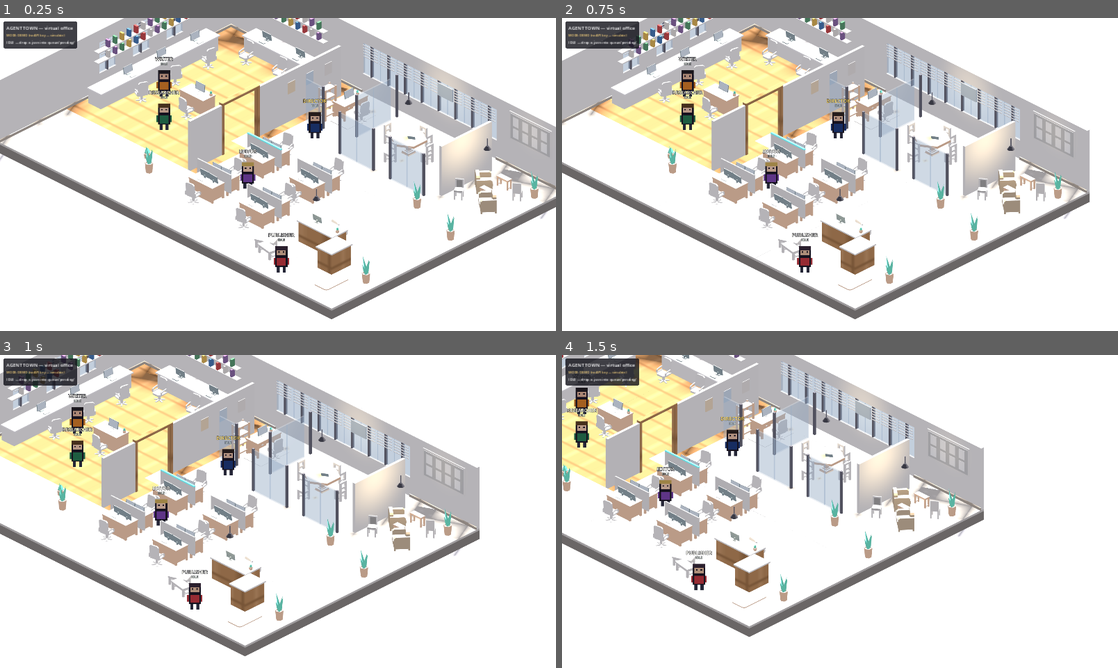
Above: before the commit, frames 1-4 (two rows, left to right).
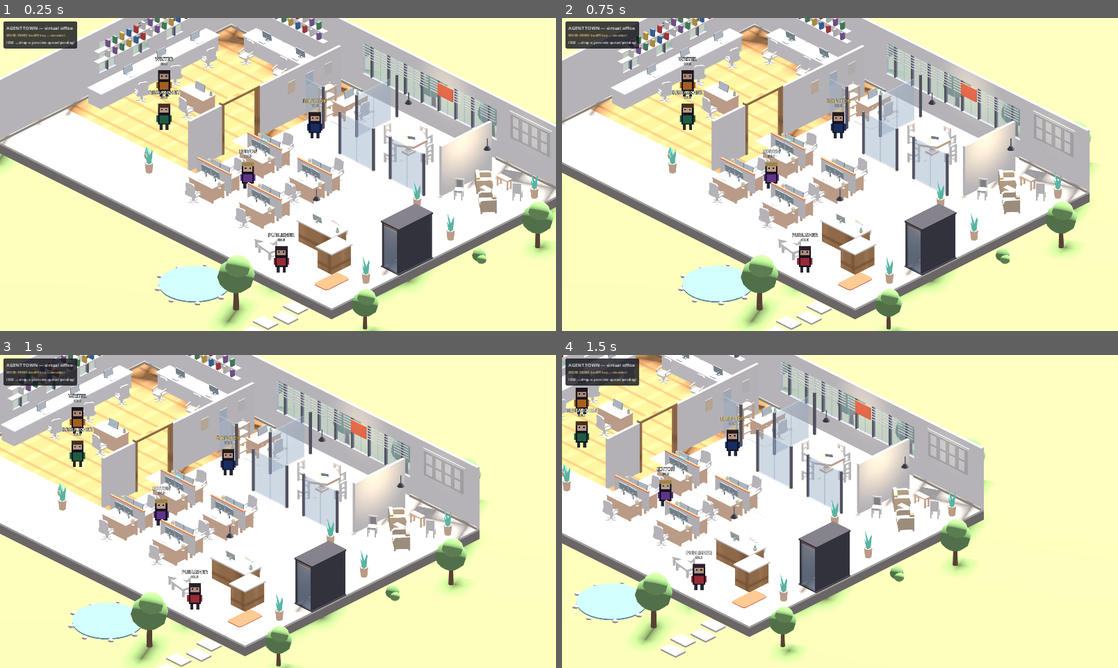
Above: after the commit, the same moments.

Repository: koji048/agent-town
Game: Godot game, scene res://scenes/main.tscn
The game is run twice, just before and just after one commit, with the same random seed, the same clock (stepped at 60 frames per second) and the same inputs.
Inputs (mouse positions are in pixels of both pictures, inside the frame that each line leads up to):
- Up to frame 1 (0.25 s): no input
- Up to frame 2 (0.75 s): tap Enter at 0.5 s; move the mouse to (962, 158) at 0.52 s; hold Right (ui_right) from 0.53 s (still down); click (962, 158) at 0.67 s
- Up to frame 3 (1 s): keep holding Right (ui_right)
- Up to frame 4 (1.5 s): move the mouse to (728, 527) at 1.27 s; release Right (ui_right) at 1.28 s; hold Down (ui_down) from 1.28 s (still down)

The runs differ from the first frame. In frame 1, 39% of the frame differs, in the area x 0-100%, y 0-100%; in frame 2, 41%; in frame 3, 45%; in frame 4, 54%.

Commit message:
Furniture + landscape improvement (docs/IMPROVEMENT_PLAN.md)
Owner interview: Scandinavian minimal, green courtyard, sit-stand pods,
coffee bar, focus booth, coral accent. Implemented:
- Workstations: monitor arms (raised screens), task lamps, coral trim
- Coffee bar/pantry: counter run, bar stools, upper cabinets, fridge
- Focus booth: dark shell, south glass front, desk + seat, warm light
- Coral accent system: doormat, pod trims, meeting art, wall frames
- Green courtyard: grass, low-poly trees + bushes outside every window,
  stone walkway from the entrance, pond with stone edge, soft sky
- New models: stoolBar, kitchenBar(+End), upper cabinets, lampSquareTable

Diff:
--- a/scripts/main.gd
+++ b/scripts/main.gd
@@ -48,7 +48,7 @@
 	# --- environment & light
 	var env := Environment.new()
 	env.background_mode = Environment.BG_COLOR
-	env.background_color = Color(0.94, 0.94, 0.95)
+	env.background_color = Color(0.80, 0.87, 0.88)
 	env.ambient_light_source = Environment.AMBIENT_SOURCE_COLOR
 	env.ambient_light_color = Color(0.72, 0.72, 0.76)
 	env.ambient_light_energy = 1.15
--- a/scripts/office_3d.gd
+++ b/scripts/office_3d.gd
@@ -9,6 +9,7 @@
 const WALL_H := 3.0
 const WALL_T := 0.15
 const DESK_H := 0.72
+const CORAL := Color(0.95, 0.45, 0.33)
 
 var cols: int = 0
 var rows: int = 0
@@ -62,6 +63,8 @@
 	[12, 10], [13, 10], [12, 11], [13, 11],
 	# ottomans + entrance plants
 	[14, 12], [19, 11],
+	# focus booth (east side)
+	[19, 8], [19, 9],
 	# plants
 	[6, 11], [19, 6],
 ]
@@ -415,7 +418,7 @@
 	_prop("chair", 14.1, 2.4, 270, 1.0, 0.0, 0.9)
 	_prop("laptop", 13.15, 2.35, 210, 0.32, DESK_H)
 	# picture on the wall behind
-	_box(Vector3(0.9, 0.6, 0.04), Vector3(13.0, 2.05, 0.21), _mat("meet_art", Color(0.72, 0.78, 0.82)), self, false)
+	_box(Vector3(0.9, 0.6, 0.04), Vector3(13.0, 2.05, 0.21), _mat("meet_art", CORAL), self, false)
 
 	# ============ LOUNGE (right wing) ============
 	# big framed notice board on the north wall
@@ -445,7 +448,8 @@
 	_pendant(Vector3(16.0, 2.5, 10.9))
 
 	# ============ ENTRANCE (south-east corner) ============
-	_prop("rugDoormat", 18.4, 12.4, 90, 1.4)
+	var mat_prop := _prop("rugDoormat", 18.4, 12.4, 90, 1.4)
+	_tint_meshes(mat_prop, CORAL)
 	_prop("pottedPlant", 19.45, 11.4, 0, 1.0, 0.0, 1.2)
 
 	# ============ WORK POD GRID (2 x 2, strict rhythm) ============
@@ -456,19 +460,28 @@
 		var is_editor: bool = pod[2]
 		_prop("desk", px + 0.5, pz - 0.45, 0, 1.0, 0.0, 0.74)
 		_prop("desk", px + 0.5, pz + 0.45, 180, 1.0, 0.0, 0.74)
-		_prop("computerScreen", px + 0.3, pz - 0.35, 0, 1.0, DESK_H, 0.38)
-		_prop("computerScreen", px + 0.85, pz - 0.35, 5, 1.0, DESK_H, 0.38)
-		_prop("computerScreen", px + 0.3, pz + 0.35, 180, 1.0, DESK_H, 0.38)
-		_prop("computerScreen", px + 0.85, pz + 0.38, 175, 1.0, DESK_H, 0.38)
+		_prop("computerScreen", px + 0.3, pz - 0.28, 0, 1.0, DESK_H + 0.18, 0.38)
+		_prop("computerScreen", px + 0.85, pz - 0.28, 5, 1.0, DESK_H + 0.18, 0.38)
+		_prop("computerScreen", px + 0.3, pz + 0.28, 180, 1.0, DESK_H + 0.18, 0.38)
+		_prop("computerScreen", px + 0.85, pz + 0.28, 175, 1.0, DESK_H + 0.18, 0.38)
 		_prop("computerKeyboard", px + 0.32, pz - 0.62, 0, 0.28, DESK_H)
 		_prop("computerKeyboard", px + 0.32, pz + 0.62, 180, 0.28, DESK_H)
 		_prop("chairDesk", px + 0.5, pz - 1.25, 5 + randf_range(-15.0, 15.0), 1.0, 0.0, 1.0)
 		_prop("chairDesk", px + 0.5, pz + 1.25, 185 + randf_range(-15.0, 15.0), 1.0, 0.0, 1.0)
 		var divider_mat := _mat("pod_divider", Color(0.90, 0.89, 0.86))
 		_box(Vector3(2.0, 0.9, 0.06), Vector3(px + 0.5, 0.75, pz), divider_mat)
+		_box(Vector3(2.0, 0.05, 0.09), Vector3(px + 0.5, 1.22, pz),
+			_mat("trim_coral", CORAL, "", CORAL * 0.4), self, false)
 		if is_editor:
-			_box(Vector3(2.0, 0.05, 0.09), Vector3(px + 0.5, 1.22, pz),
+			_box(Vector3(0.3, 0.05, 0.10), Vector3(px + 0.5, 1.26, pz),
 				_mat("trim_editor", ROLE_ACCENT["editor"], "", ROLE_ACCENT["editor"] * 0.5), self, false)
+		# monitor arms: slim steel poles lifting the screens off the desk
+		var steel2 := _mat("steel", Color(0.42, 0.42, 0.46))
+		for arm in [[px + 0.3, pz - 0.28], [px + 0.85, pz - 0.28], [px + 0.3, pz + 0.28], [px + 0.85, pz + 0.28]]:
+			_box(Vector3(0.03, 0.22, 0.03), Vector3(arm[0], DESK_H + 0.11, arm[1]), steel2, self, false)
+		# task lamps, one per side
+		_prop("lampSquareTable", px - 0.35, pz - 0.55, 20, 1.0, DESK_H, 0.28)
+		_prop("lampSquareTable", px + 1.35, pz + 0.55, 200, 1.0, DESK_H, 0.28)
 	# ottomans by the pod field
 	_prop("benchCushionLow", 14.4, 12.3, 20, 1.0, 0.0, 0.42)
 	_prop("benchCushionLow", 14.9, 12.7, -10, 1.0, 0.0, 0.42)
@@ -482,9 +495,108 @@
 	_prop("pottedPlant", 19.4, 6.3, 0, 1.0, 0.0, 1.2)
 	_prop("plantSmall1", 5.5, 10.5, 0, 1.0, 0.0, 0.5)
 
-	# ============ ground plane (seats the diorama) ============
+	# ============ FOCUS BOOTH (east edge — prospect & refuge) ============
+	var booth := _mat("booth_shell", Color(0.27, 0.27, 0.30))
+	_box(Vector3(1.05, 0.05, 2.05), Vector3(19.5, 0.025, 9.0), booth, self, false)
+	_box(Vector3(1.0, 2.15, 0.08), Vector3(19.5, 1.08, 8.05), booth)
+	_box(Vector3(0.08, 2.15, 2.0), Vector3(19.95, 1.08, 9.0), booth)
+	_box(Vector3(0.08, 2.15, 2.0), Vector3(19.05, 1.08, 9.0), booth)
+	# glass front faces south (toward the camera) so the interior reads
+	_box(Vector3(0.9, 2.0, 0.05), Vector3(19.5, 1.0, 9.95),
+		_mat("podglass", Color(0.75, 0.86, 0.94, 0.25), "", Color.BLACK, true), self, false)
+	_box(Vector3(1.05, 0.08, 2.05), Vector3(19.5, 2.2, 9.0), booth)
+	_box(Vector3(0.9, 0.05, 0.06), Vector3(19.5, 2.12, 9.93),
+		_mat("trim_coral", CORAL, "", CORAL * 0.4), self, false)
+	_box(Vector3(0.45, 0.05, 0.4), Vector3(19.6, 0.72, 8.45), _mat("counter_white", Color(0.94, 0.93, 0.90)), self)
+	_prop("laptop", 19.6, 8.45, 200, 0.3, 0.75)
+	_prop("chairModernCushion", 19.5, 9.2, 350, 1.0, 0.0, 0.85)
+	var booth_light := OmniLight3D.new()
+	booth_light.position = Vector3(19.5, 1.9, 9.0)
+	booth_light.light_color = Color(1.0, 0.9, 0.72)
+	booth_light.omni_range = 1.8
+	booth_light.light_energy = 1.2
+	add_child(booth_light)
+
+	# ============ GREEN COURTYARD (landscape) ============
 	_box(Vector3(70.0, 0.06, 70.0), Vector3(10.0, -0.58, 7.0),
-		_mat("ground", Color(0.88, 0.88, 0.89)), self, false)
+		_mat("grass", Color(0.55, 0.66, 0.42)), self, false)
+	# stone walkway from the entrance
+	for i in 4:
+		_box(Vector3(0.9, 0.08, 0.6), Vector3(18.4 + (0.15 if i % 2 == 1 else -0.15), -0.51, 14.4 + i * 0.9),
+			_mat("stone_step", Color(0.78, 0.77, 0.74)), self, false)
+	# trees outside the north and west walls (green through every window)
+	for tx in [2.5, 6.0, 10.5, 14.0, 17.5]:
+		_tree(Vector3(tx, -0.55, -1.6), randf_range(0.9, 1.25))
+	for tz in [3.0, 7.0, 11.0]:
+		_tree(Vector3(-1.7, -0.55, tz), randf_range(0.9, 1.2))
+	_tree(Vector3(21.8, -0.55, 3.5), 1.1)
+	_tree(Vector3(16.5, -0.55, 16.2), 1.3)
+	_tree(Vector3(21.5, -0.55, 13.5), 0.95)
+	# bushes hugging the walls
+	for bz in [[1.2, -0.9], [8.0, -0.9], [15.5, -0.9], [-0.9, 9.5], [-0.9, 12.5], [20.8, 6.0]]:
+		_bush(Vector3(bz[0], -0.55, bz[1]))
+	# pond with stone edge (south-east of the courtyard)
+	var pond := MeshInstance3D.new()
+	var pcyl := CylinderMesh.new()
+	pcyl.top_radius = 1.5
+	pcyl.bottom_radius = 1.5
+	pcyl.height = 0.06
+	pond.mesh = pcyl
+	var pmat := _mat("pond", Color(0.47, 0.67, 0.76))
+	pmat.roughness = 0.15
+	pond.material_override = pmat
+	pond.position = Vector3(13.8, -0.52, 16.0)
+	add_child(pond)
+	for i in 9:
+		var ang := i * TAU / 9.0
+		var r := 1.55 + randf_range(0.0, 0.15)
+		_bush_stone(Vector3(13.8 + cos(ang) * r, -0.53, 16.0 + sin(ang) * r))
+
+
+## A simple low-poly tree: trunk + two foliage spheres.
+func _tree(base: Vector3, s: float) -> void:
+	var trunk := MeshInstance3D.new()
+	var tcyl := CylinderMesh.new()
+	tcyl.top_radius = 0.07 * s
+	tcyl.bottom_radius = 0.1 * s
+	tcyl.height = 1.0 * s
+	trunk.mesh = tcyl
+	trunk.material_override = _mat("trunk", Color(0.45, 0.34, 0.26))
+	trunk.position = base + Vector3(0, 0.5 * s, 0)
+	add_child(trunk)
+	_leaf_ball(base + Vector3(0, 1.25 * s, 0), 0.62 * s, "leafA", Color(0.42, 0.58, 0.36))
+	_leaf_ball(base + Vector3(0.18 * s, 1.7 * s, 0.1 * s), 0.42 * s, "leafB", Color(0.48, 0.64, 0.40))
+
+
+func _bush(base: Vector3) -> void:
+	_leaf_ball(base + Vector3(0, 0.22, 0), 0.3, "leafA", Color(0.42, 0.58, 0.36))
+	_leaf_ball(base + Vector3(0.25, 0.16, 0.1), 0.22, "leafB", Color(0.48, 0.64, 0.40))
+
+
+func _bush_stone(pos: Vector3) -> void:
+	var mi := MeshInstance3D.new()
+	var sph := SphereMesh.new()
+	sph.radius = randf_range(0.08, 0.14)
+	sph.height = sph.radius * 1.4
+	sph.radial_segments = 8
+	sph.rings = 4
+	mi.mesh = sph
+	mi.material_override = _mat("stone", Color(0.72, 0.71, 0.68))
+	mi.position = pos
+	add_child(mi)
+
+
+func _leaf_ball(pos: Vector3, r: float, key: String, col: Color) -> void:
+	var mi := MeshInstance3D.new()
+	var sph := SphereMesh.new()
+	sph.radius = r
+	sph.height = r * 1.8
+	sph.radial_segments = 10
+	sph.rings = 5
+	mi.mesh = sph
+	mi.material_override = _mat(key, col)
+	mi.position = pos
+	add_child(mi)
 
 
 ## A small pendant lamp with a warm light pool — layered lighting.
Binary file added: assets/models/kitchenBar.glb
Binary file added: assets/models/kitchenBarEnd.glb
Binary file added: assets/models/kitchenCabinetUpper.glb
Binary file added: assets/models/kitchenCabinetUpperDouble.glb
Binary file added: assets/models/lampSquareTable.glb
Binary file added: assets/models/stoolBar.glb
Binary file changed: docs/screenshot_3d.png
Not shown, added: scripts/agent_3d.gd.uid
Not shown, added: scripts/autoload/claude_client.gd.uid
Not shown, added: scripts/autoload/config.gd.uid
Not shown, added: scripts/autoload/event_bus.gd.uid
Not shown, added: scripts/autoload/output_writer.gd.uid
(and 7 more such lines)
